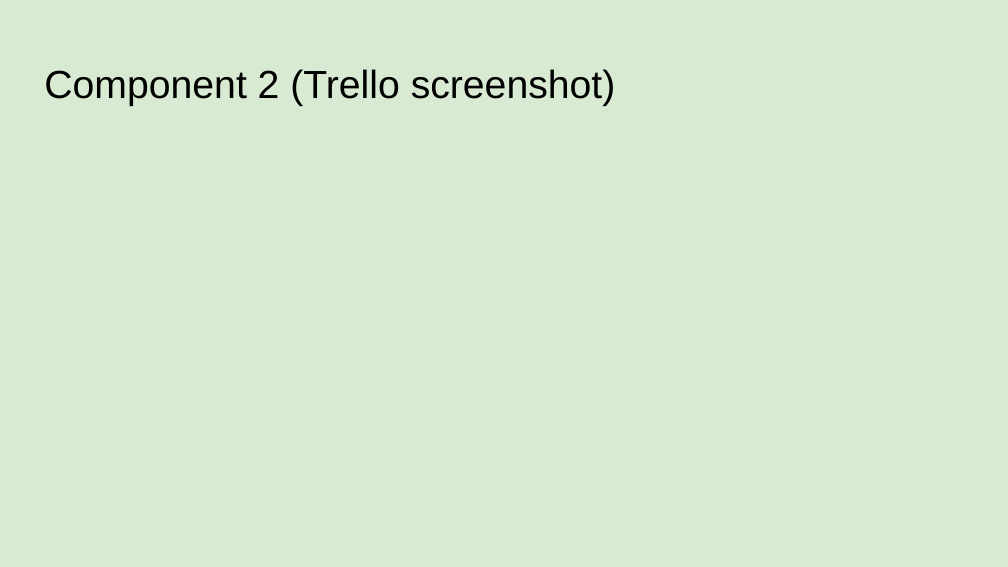
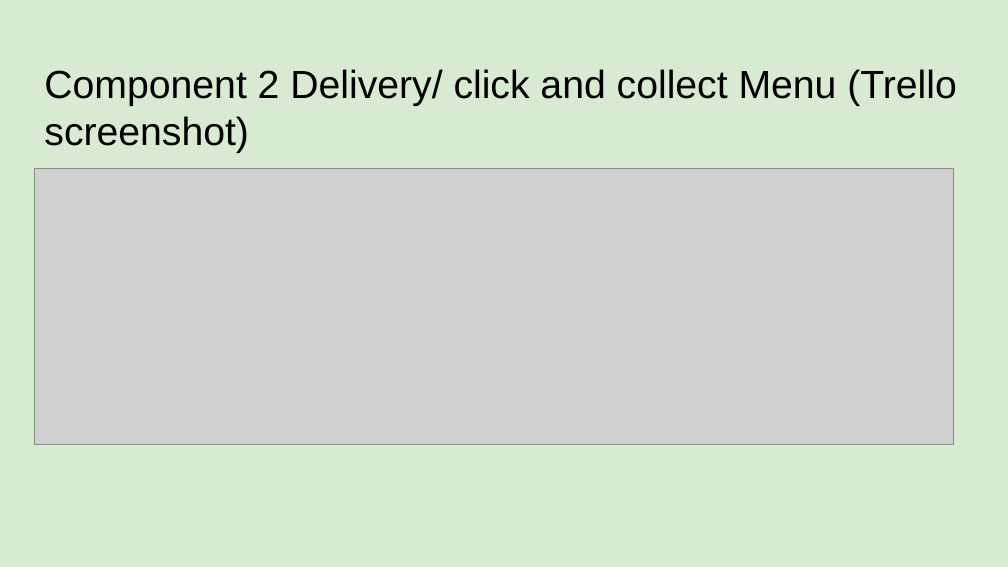
Before and after one commit to Dannel10/Burger_Bot, a slide deck: slide 20 of Dannel Rajesh - 000_91896 _ 91897 Documentation - 1026292.pptx. Drawn at 1008x567 pixels with LibreOffice and Linux fonts; fonts in the diff are those of the drawing; grey boxes stand for pictures. Boxes give left, top, right and bottom in pixels: in the first picture for what was removed or moved away, otherwise in the second. Text is boxed around its words. In the diff, an @@ line names an element or a change of style, - is before the commit and + after.

Commit message:
Created Component 2 delivery/click and collect menu
Created Component 2 delivery/click and collect menu

```diff
--- a/Dannel Rajesh - 000_91896 _ 91897 Documentation - 1026292.pptx
+++ b/Dannel Rajesh - 000_91896 _ 91897 Documentation - 1026292.pptx
@@ title at (44,69,957,153): text changed @@
-Component 2 (Trello screenshot)
+Component 2 Delivery/ click and collect Menu (Trello screenshot)
@@ picture added at (34,168,954,445) @@
```
Also in this commit, not shown: 1 other slide changed, 2 slides added, 1 other file.
